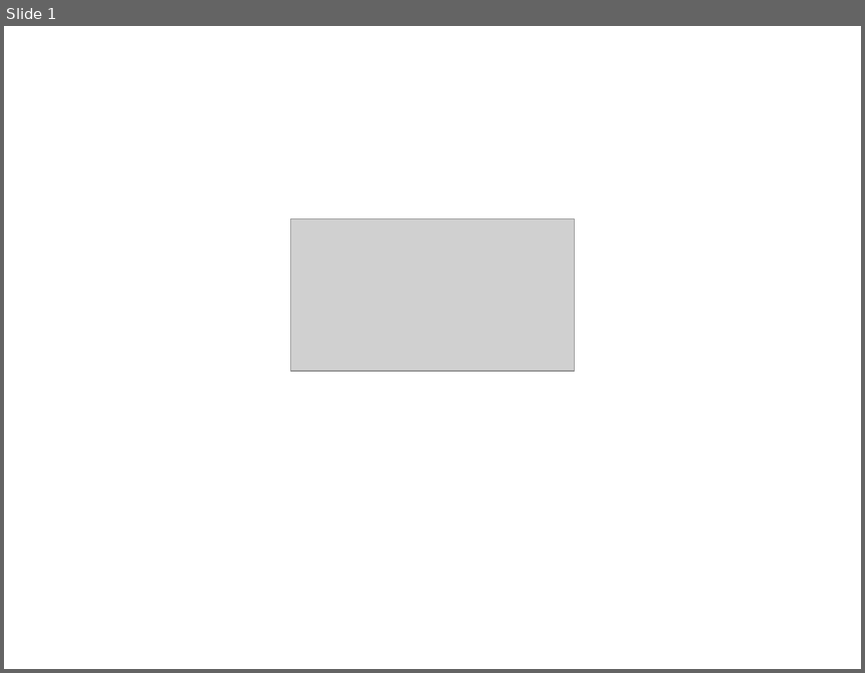
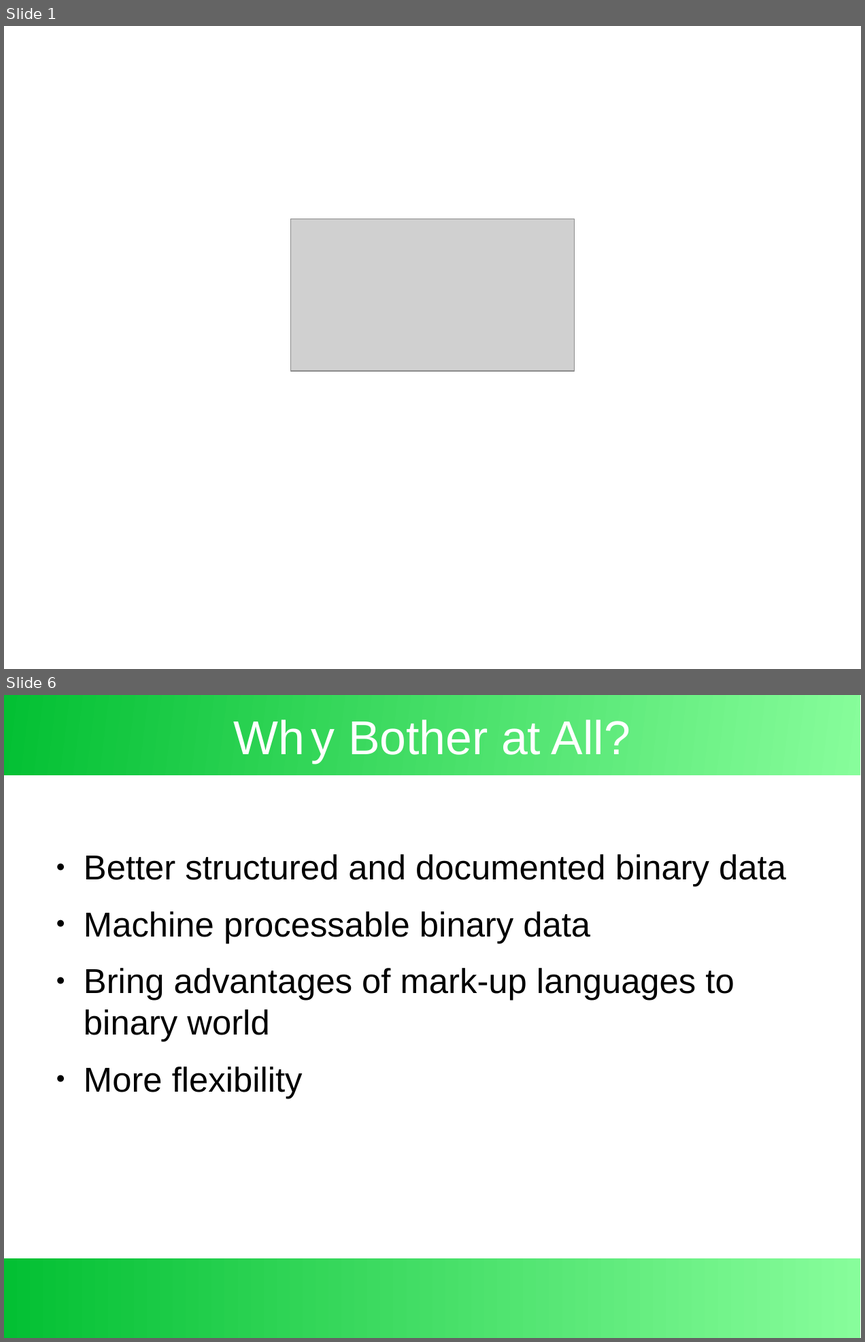
Before and after one commit to exbin/exbin-doc, a slide deck: presentation/exbin-overview.odp. Shown one above the other, each under a label of ours: slide 1 before the commit, slides 1 and 6 after it; the slides between them are not shown. The pictures are 865x673 and 865x1342 pixels, drawn with LibreOffice and Linux fonts; fonts in the diff are those of the drawing; grey boxes stand for pictures; background and template pictures are left out. Boxes give left, top, right and bottom in pixels: in the first picture for what was removed or moved away, otherwise in the second. Text is boxed around its words. In the diff, an @@ line names an element or a change of style, - is before the commit and + after.

```diff
--- a/presentation/exbin-overview.odp
+++ b/presentation/exbin-overview.odp
@@ slide 6 added at (4,695,861,1338), background #FFFFFF @@
@@ rectangle added at (4,695,861,775), fill gradient #87FD9B to #03C033 @@
@@ title added at (234,719,630,763), 44 pt, text #FFFFFF @@
+Wh y Bother at All?
@@ text added at (84,854,786,1098), 32 pt, text #000000 @@
+● Better structured and documented binary data
+● Machine processable binary data
+● Bring advantages of mark-up languages to binary world
+● More flexibility
@@ rectangle added at (4,1258,861,1338), fill gradient #87FD9B to #03C033 @@
```
Also in this commit, not shown: 5 slides changed, 7 other slides added, 1 slide removed, 2 other files.
